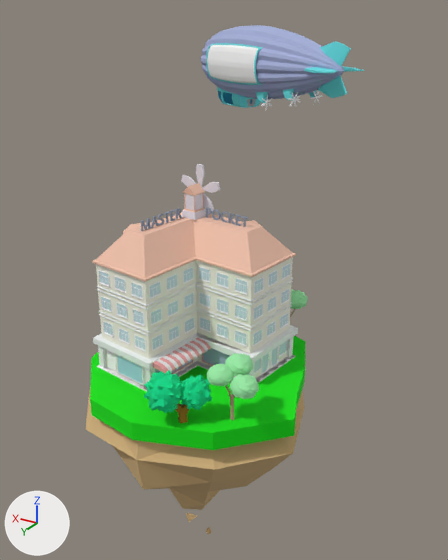
One commit to the glTF model model/model.glb: the scene before it, then after it.
Camera for both pictures: a 50 mm camera at (-265.0, 400.0, 260.0) aimed at (0.0, -42.0, 38.0). The axes (+X, +Y, +Z) are drawn at lower left. The lights are the same throughout. Where no turn or scale is listed for an object, it has been applied to the vertices. Vertices at the same position are counted once.

In view in the first picture: 'low_poly_all'.
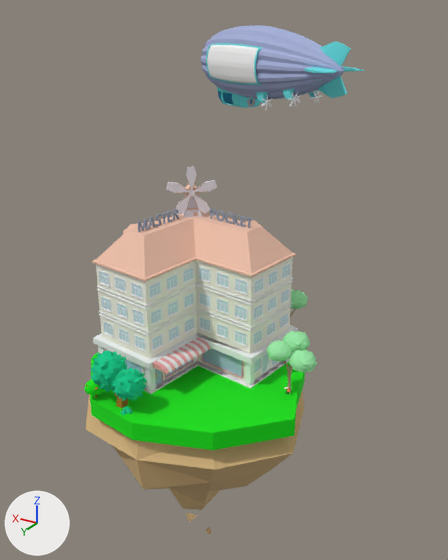
Pixel boxes [x1, y1, x2, y2] of what changed, in the pictures (448 x 560 px; the box of a moved part takes in the faces that stretch with it):
'low_poly_all', reshaped: before [85, 25, 364, 534]; after [84, 25, 364, 534]
part 1 of me_low_poly_all, moved or reshaped: before [143, 370, 181, 413]; after [91, 351, 127, 392]
part 2 of me_low_poly_all, moved or reshaped: before [180, 375, 212, 410]; after [111, 367, 148, 401]
part 3 of me_low_poly_all, moved or reshaped: before [225, 353, 253, 376]; after [283, 331, 310, 352]
part 4 of me_low_poly_all, moved or reshaped: before [207, 364, 234, 386]; after [267, 340, 293, 361]
part 5 of me_low_poly_all, moved or reshaped: before [230, 374, 259, 400]; after [289, 350, 317, 373]
part 6 of me_low_poly_all, moved or reshaped: before [225, 386, 235, 420]; after [284, 361, 293, 394]
part 7 of me_low_poly_all, rebuilt: before [181, 183, 206, 220]; after [183, 184, 202, 217]
part 8 of me_low_poly_all, deleted: before [175, 403, 189, 423]
part 9 of me_low_poly_all, moved or reshaped: before [96, 164, 248, 350]; after [84, 167, 253, 415]

The edits, one by one:
Material '_auto_32' (mat_auto_32) is new.
Its base color is (0.8, 0.294, 0.0549) (orange #e79442).
Its roughness is 1.0.
Material '_auto_29' (mat_auto_29) is new.
Its base color is (1.0, 0.988, 0.0275) (yellow #fffe2e).
Its roughness is 1.0.
Material '_auto_30' (mat_auto_30) is new.
Its base color is (1.0, 0.0627, 0.0784) (red #ff474f).
Its roughness is 1.0.
Material '_auto_28' (mat_auto_28) is new.
Its base color is (1.0, 0.949, 0.89) (white #fff9f2).
Its roughness is 1.0.
Material '_auto_27' (mat_auto_27) is new.
Its base color is (0.0392, 0.318, 0.0353) (green #389935).
Its roughness is 1.0.
Material '_auto_35' (mat_auto_35) is new.
Its base color is (0.8, 0.0863, 0.0431) (red #e7533b).
Its roughness is 1.0.
me_low_poly_all is used by ob_low_poly_all; location (0.0, 0.0, 0.0).
me_low_poly_all had 13442 vertices, 27434 faces and spanned x -110.0..98.0, y -174.0..105.0, z -224.0..250.0.
me_low_poly_all now has 14859 vertices, 30100 faces and spans x -115.0..98.0, y -174.0..105.0, z -224.0..250.0.
me_low_poly_all part 1: the loose piece of 296 vertices spanning x -44.0..-12.0, y 75.0..105.0, z -13.0..20.0 is turned -49.1 degrees about the z axis through its middle, then moved by (54.0, -2.0, 0.0).
me_low_poly_all part 2: the loose piece of 296 vertices spanning x -59.0..-32.0, y 62.0..89.0, z -12.0..13.0 is turned -49.1 degrees about the z axis through its middle, then moved by (49.0, 16.0, 0.0).
me_low_poly_all part 3: the loose piece of 377 vertices spanning x -81.0..-59.0, y 42.0..63.0, z 12.0..29.0 is moved by (-21.0, -54.0, 0.0).
me_low_poly_all part 4: the loose piece of 402 vertices spanning x -72.0..-52.0, y 56.0..77.0, z 9.0..24.0 is moved by (-21.0, -54.0, 0.0).
me_low_poly_all part 5: the loose piece of 377 vertices spanning x -94.0..-71.0, y 56.0..77.0, z 6.0..22.0 is moved by (-21.0, -54.0, 0.0).
me_low_poly_all part 6: the loose piece of 160 vertices spanning x -79.0..-63.0, y 52.0..68.0, z -22.0..17.0 is moved by (-21.0, -54.0, 0.0).
me_low_poly_all part 7: the loose piece of 64 vertices spanning x 9.0..26.0, y -31.0..-13.0, z 101.0..128.0 is rebuilt with 64 vertices and now spans x 11.0..33.0, y -36.0..-14.0, z 101.0..128.0.
me_low_poly_all part 8: the loose piece of 20 vertices spanning x -46.0..-29.0, y 75.0..92.0, z -22.0..1.0 is deleted.
me_low_poly_all part 9: 72 vertices moved within x -37.0..64.0, y -24.0..56.0, z -9.0..110.0; 568 vertices removed from x -37.0..37.0, y -34.0..33.0, z 101.0..144.0; 852 vertices added at x -41.0..46.0, y -32.0..102.0, z -22.0..144.0.
me_low_poly_all now uses material mat_auto_27 (green #389935).
me_low_poly_all now uses material mat_auto_29 (yellow #fffe2e).
me_low_poly_all now uses material mat_auto_28 (white #fff9f2).
me_low_poly_all now uses material mat_auto_30 (red #ff474f).
me_low_poly_all now uses material mat_auto_32 (orange #e79442).
me_low_poly_all now uses material mat_auto_35 (red #e7533b).
